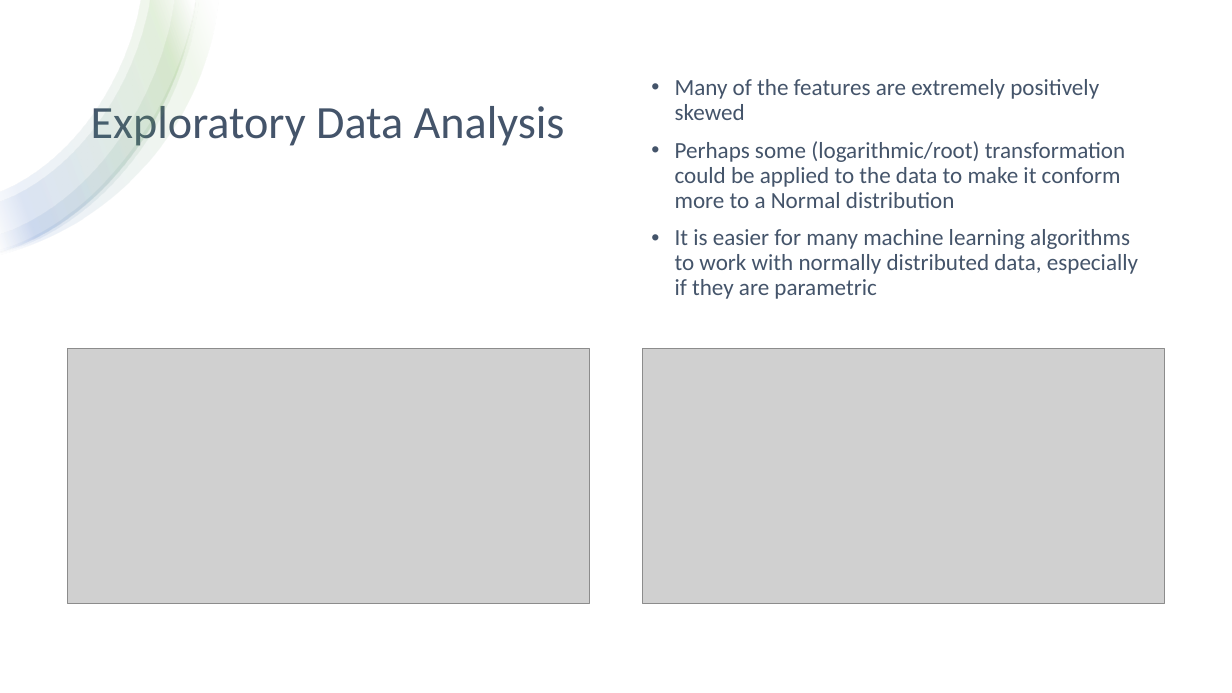
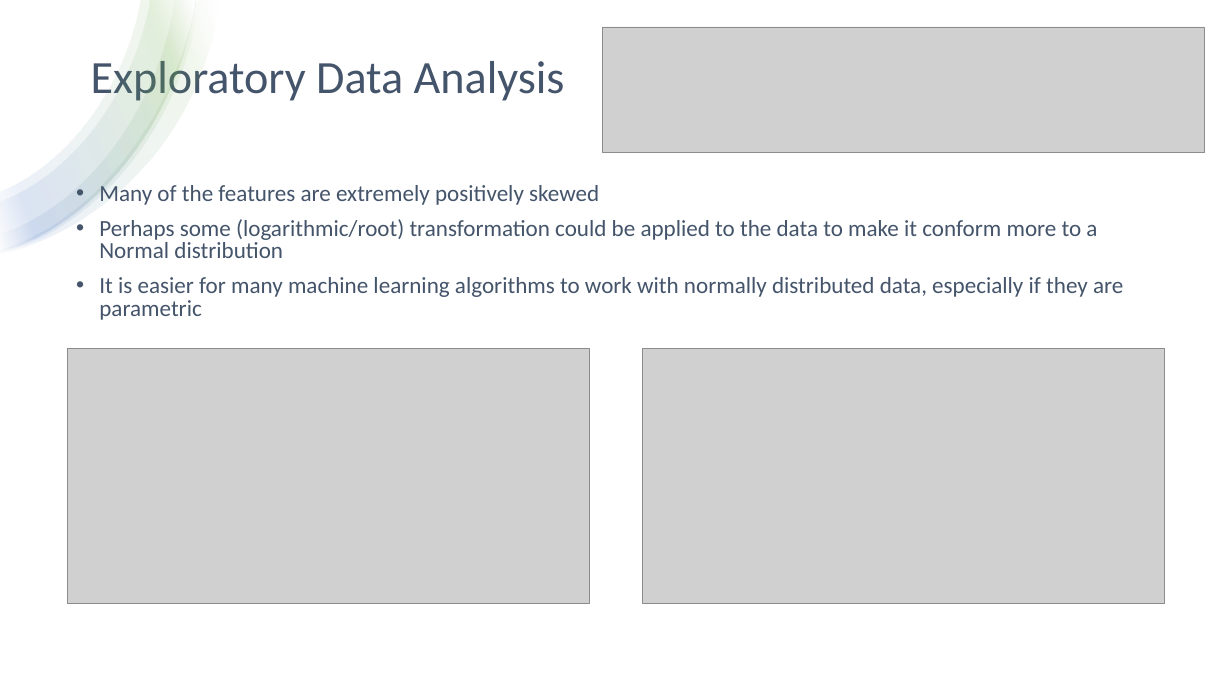
Before and after one commit to ethanolx/Mushrooms-Housing-py, a slide deck: slide 2 of doc/regression-highlights.pptx. Drawn at 1232x693 pixels with LibreOffice and Linux fonts; fonts in the diff are those of the drawing; grey boxes stand for pictures. Boxes give left, top, right and bottom in pixels: in the first picture for what was removed or moved away, otherwise in the second. Text is boxed around its words. In the diff, an @@ line names an element or a change of style, - is before the commit and + after.

```diff
--- a/doc/regression-highlights.pptx
+++ b/doc/regression-highlights.pptx
@@ picture added at (603,27,1205,152) @@
@@ title "Exploratory Data Analysis": place and size @@
-title "Exploratory Data Analysis" at (91,100,565,146)
+title "Exploratory Data Analysis" at (91,60,565,104)
@@ text "Many of the features are ...": place and size @@
-text "Many of the features are ..." at (675,79,1138,299)
+text "Many of the features are ..." at (99,182,1123,320)
@@ text "Many of the features are ..." at (99,182,1123,320): line spacing 0.9 to 0.8 @@
```
Also in this commit, not shown: 7 other slides changed, 1 slide added, 2 slides removed, 6 other files.
